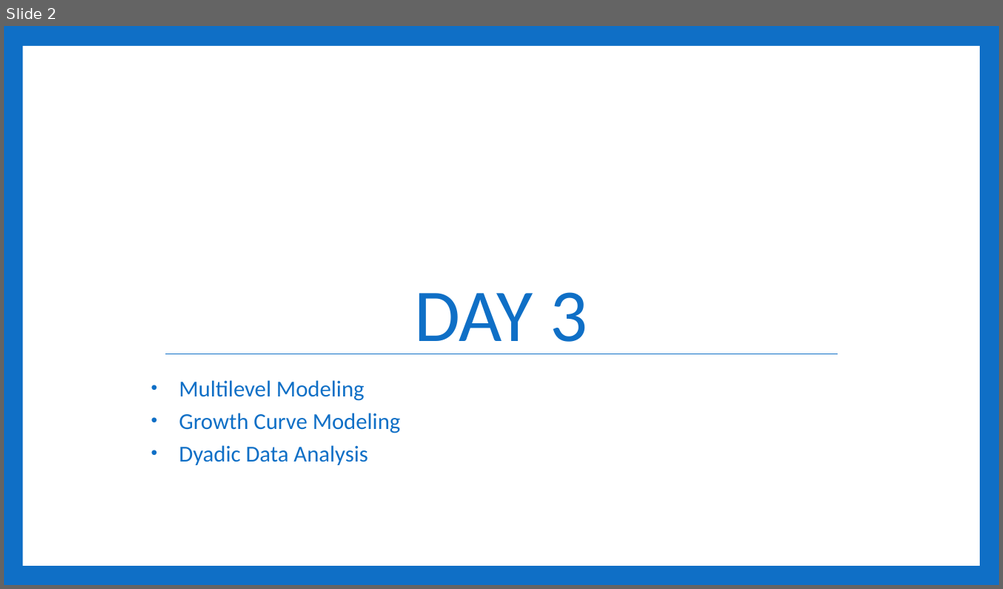
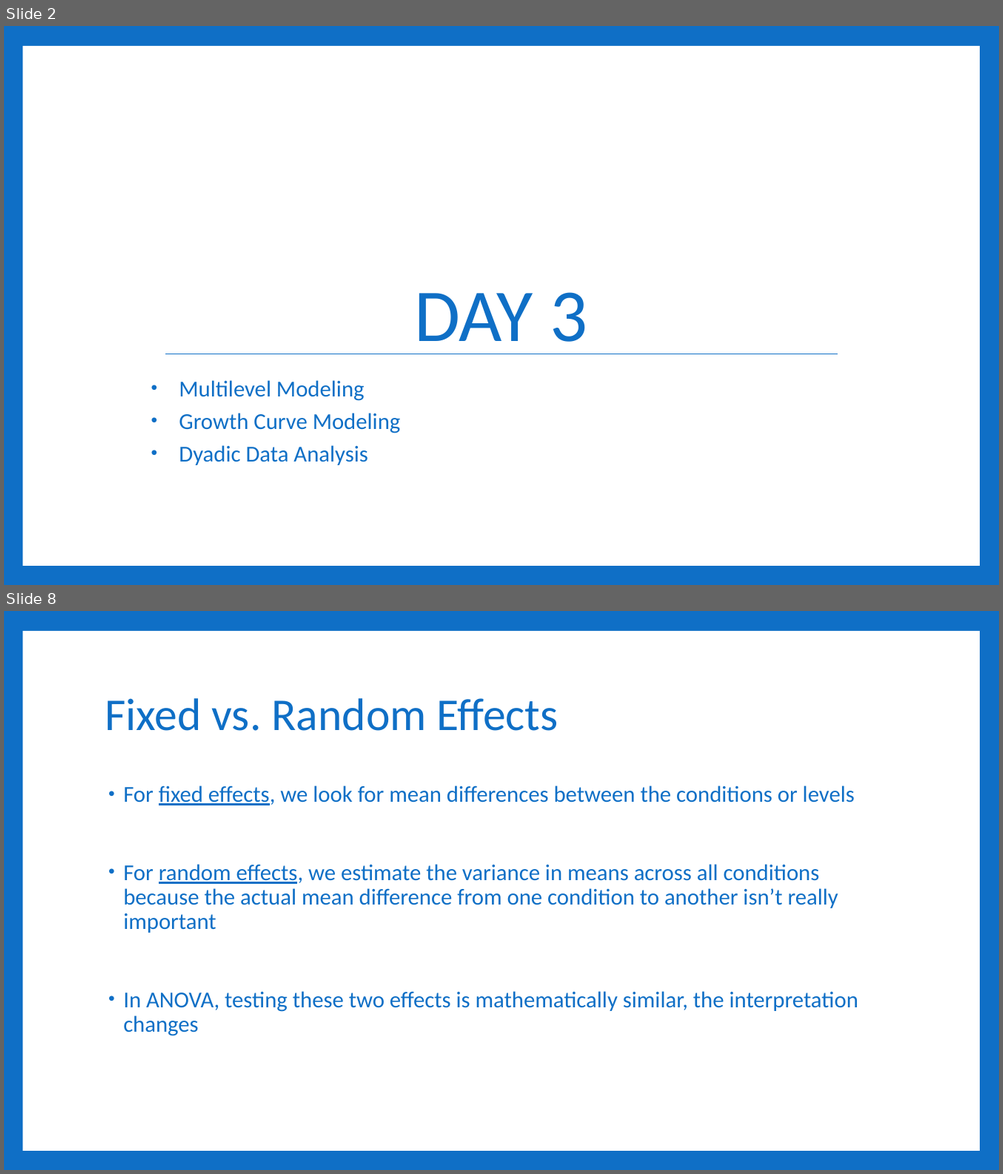
Before and after one commit to RandiLGarcia/smith-r-workshop, a slide deck: docs/Day 3 Slides.pptx. Shown one above the other, each under a label of ours: slide 2 before the commit, slides 2 and 8 after it; the slides between them are not shown. The pictures are 1003x589 and 1003x1174 pixels, drawn with LibreOffice and Linux fonts; fonts in the diff are those of the drawing. Boxes give left, top, right and bottom in pixels: in the first picture for what was removed or moved away, otherwise in the second. Text is boxed around its words. In the diff, an @@ line names an element or a change of style, - is before the commit and + after.

```diff
--- a/docs/Day 3 Slides.pptx
+++ b/docs/Day 3 Slides.pptx
@@ slide 8 added at <box>4,611,999,1170</box>, background #0F6FC6; not listed: 1 template element that a slide beside it also shows @@
@@ title added at <box>105,698,558,731</box>, 44 pt, text #0F6FC6 @@
+Fixed vs. Random Effects
@@ text added at <box>123,786,858,1037</box>, 22 pt, text #0F6FC6 @@
+• For fixed effects, we look for mean differences between the conditions or levels
+• For random effects, we estimate the variance in means across all conditions because the actual mean difference from one condition to another isn’t really important
+• In ANOVA, testing these two effects is mathematically similar, the interpretation changes
```
Also in this commit, not shown: 2 slides changed, 22 other slides added, 60 slides removed, 33 other files.
